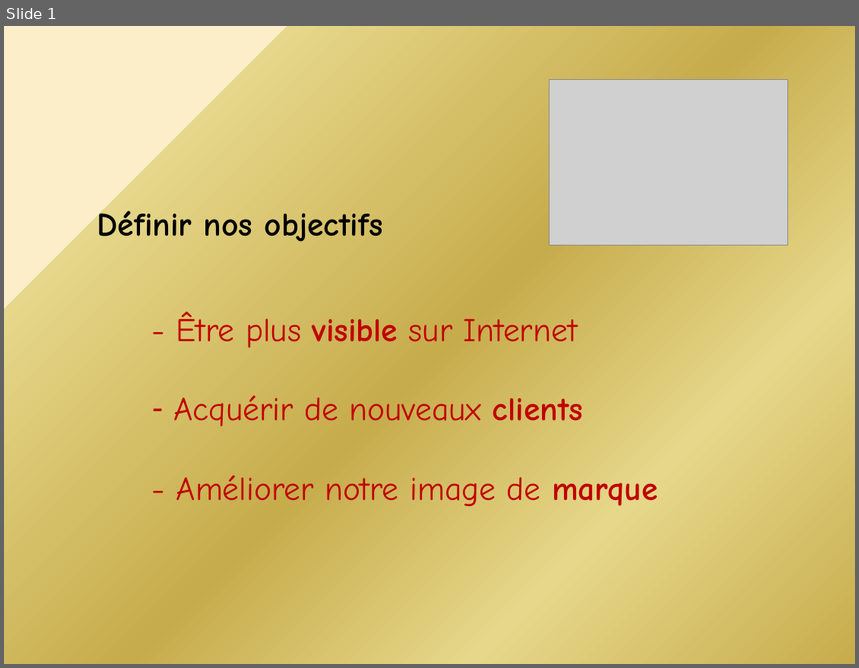
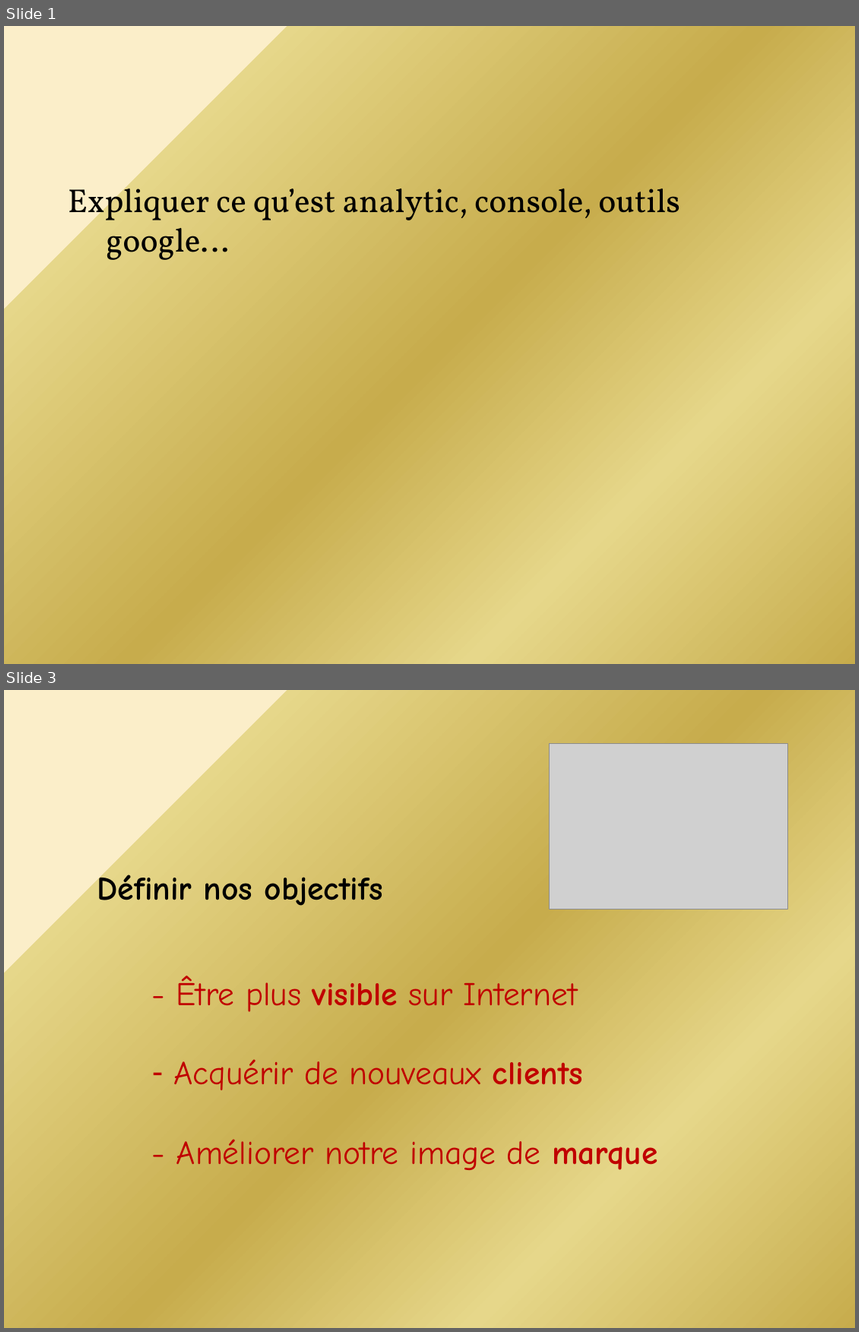
Before and after one commit to michelanton/michel_anton_405052021, a slide deck: P4/Présentation2.pptx. Shown one above the other, each under a label of ours: slide 1 before the commit, slides 1 and 3 after it; the slides between them are not shown. The pictures are 859x668 and 859x1332 pixels, drawn with LibreOffice and Linux fonts; fonts in the diff are those of the drawing; grey boxes stand for pictures. Boxes give left, top, right and bottom in pixels: in the first picture for what was removed or moved away, otherwise in the second. Text is boxed around its words. In the diff, an @@ line names an element or a change of style, - is before the commit and + after.

```diff
--- a/P4/Présentation2.pptx
+++ b/P4/Présentation2.pptx
@@ slide 1 added at (x1=4, y1=26, x2=855, y2=664), background gradient #FBEEC9 to #E6D78A to #C7AC4C to #E6DCAC @@
@@ text added at (x1=68, y1=181, x2=680, y2=260), 28 pt, text #000000 @@
+Expliquer ce qu’est analytic, console, outils google…
@@ what was slide 1 is now slide 3 @@
```
Also in this commit, not shown: 6 slides changed, 2 other slides added, 1 slide removed, 2 other files.
